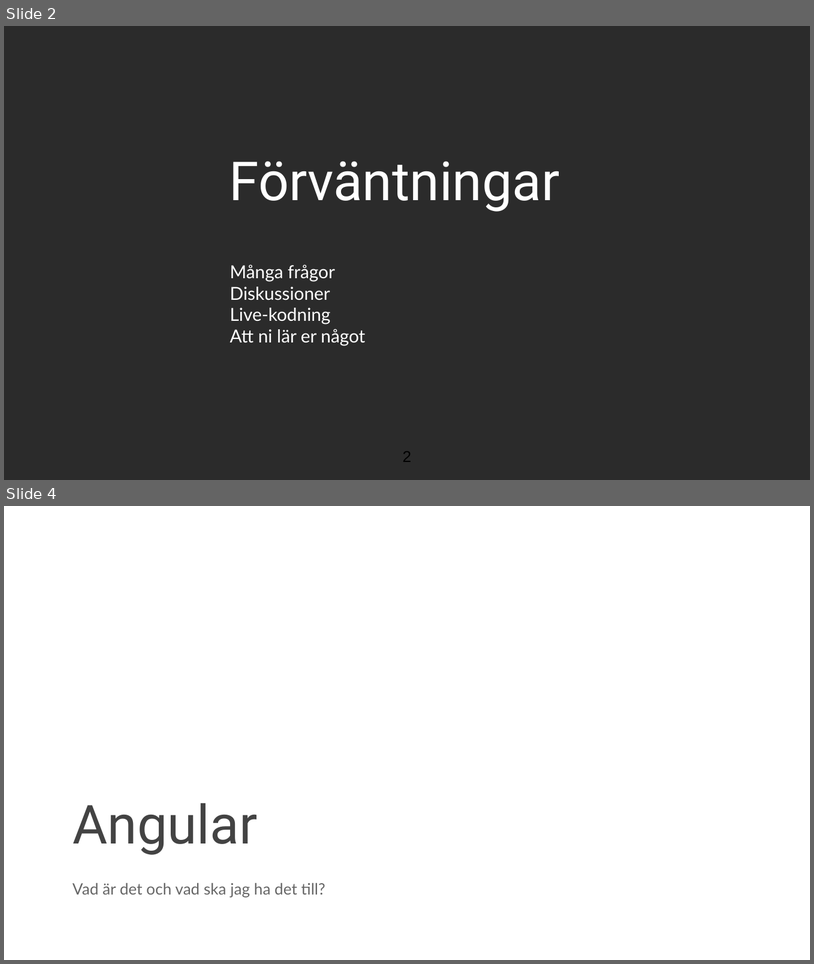
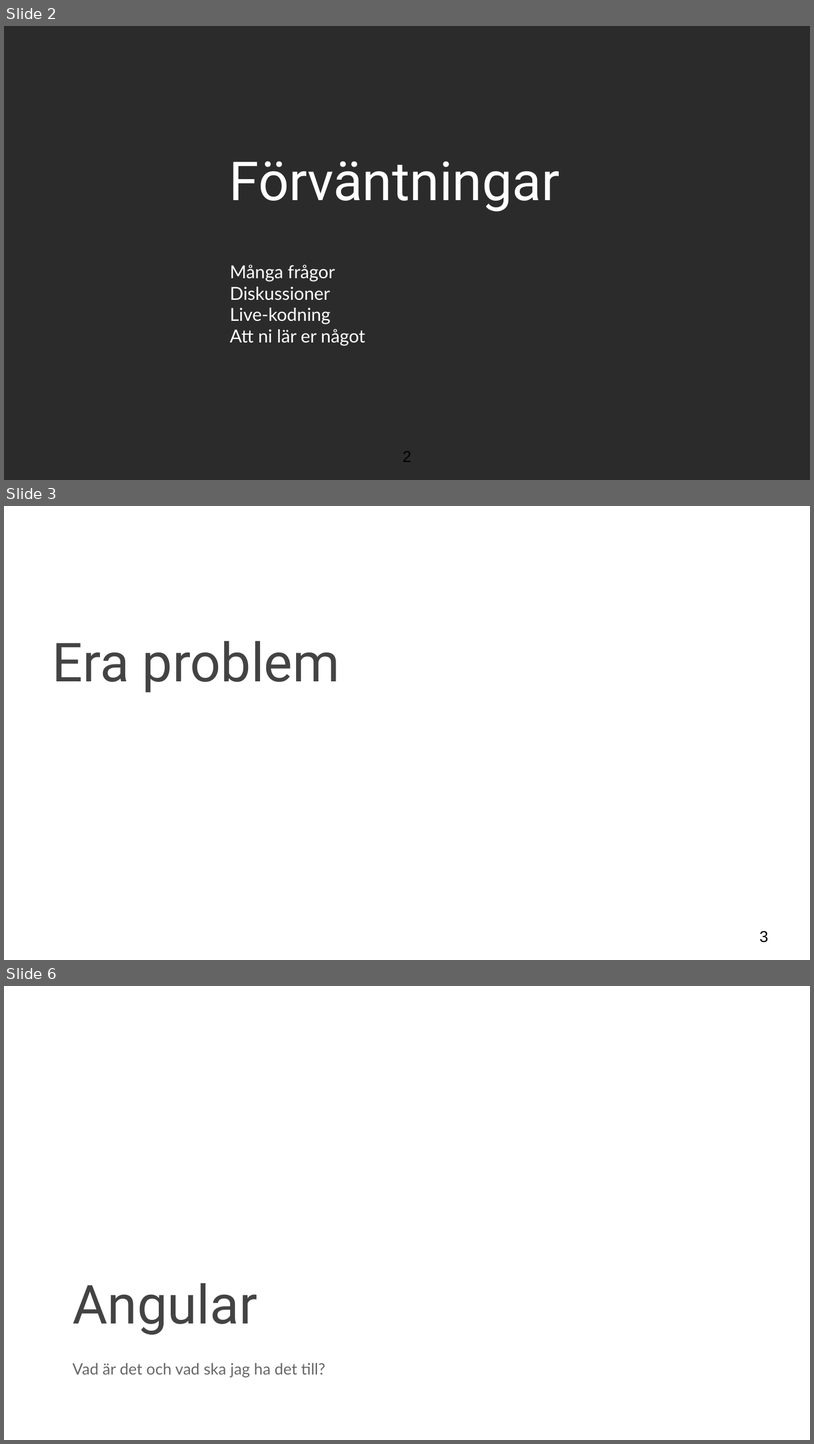
Before and after one commit to Dynabyte/angular-workshop, a slide deck: presentation/presentationAngular.pptx. Shown one above the other, each under a label of ours: slides 2 and 4 before the commit, slides 2, 3 and 6 after it; the slides between them are not shown. The pictures are 814x964 and 814x1444 pixels, drawn with LibreOffice and Linux fonts; fonts in the diff are those of the drawing; background and template pictures are left out; a plain dark background stands for a picture behind light text. Boxes give left, top, right and bottom in pixels: in the first picture for what was removed or moved away, otherwise in the second. Text is boxed around its words. In the diff, an @@ line names an element or a change of style, - is before the commit and + after.

```diff
--- a/presentation/presentationAngular.pptx
+++ b/presentation/presentationAngular.pptx
@@ slide 3 added at (4, 506, 810, 960), background picture (left out) @@
@@ title added at (53, 641, 340, 692), 48 pt, text #434343 @@
+Era problem
@@ page number added at (760, 930, 769, 942), 14 pt, text #000000 @@
+3
@@ what was slide 4 is now slide 6 @@
```
Also in this commit, not shown: 2 slides changed, 2 other slides added, 1 slide removed, 10 other files.
